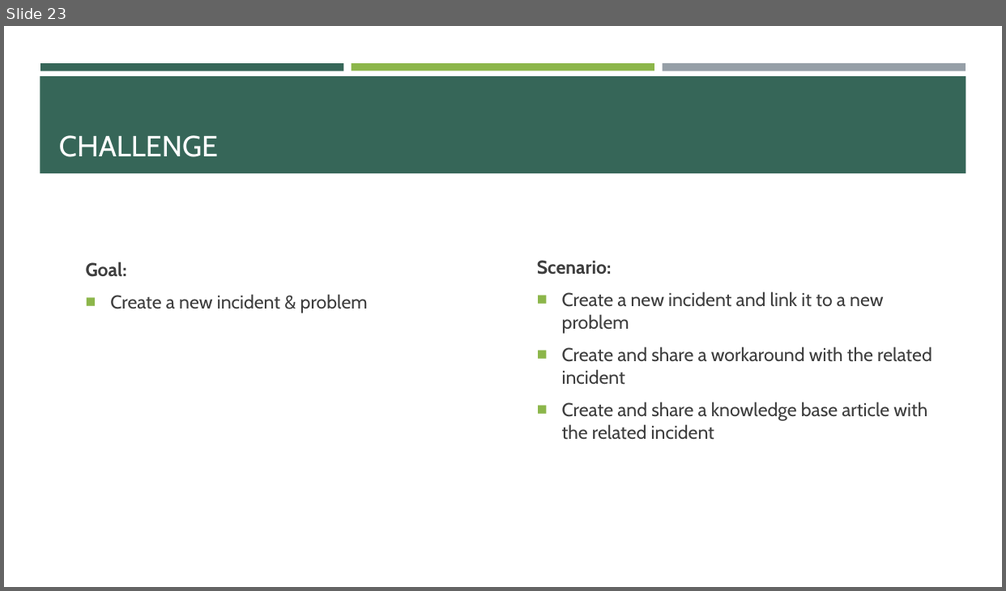
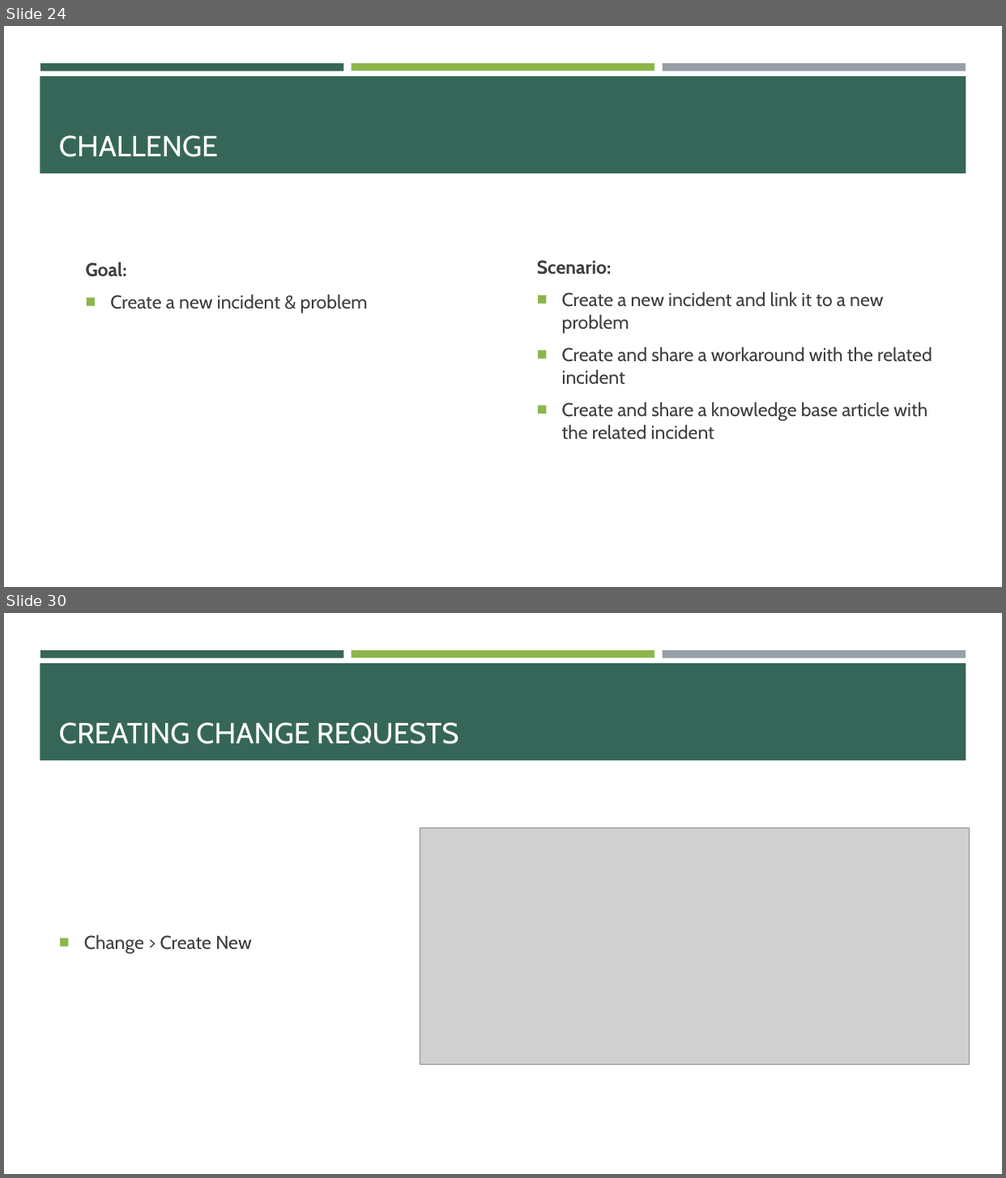
Before and after one commit to e-m-wilson/SNOW, a slide deck: Week_3/Incident_Problem_Management.pptx. Shown one above the other, each under a label of ours: slide 23 before the commit, slides 24 and 30 after it; the slides between them are not shown. The pictures are 1006x591 and 1006x1178 pixels, drawn with LibreOffice and Linux fonts; fonts in the diff are those of the drawing; grey boxes stand for pictures. Boxes give left, top, right and bottom in pixels: in the first picture for what was removed or moved away, otherwise in the second. Text is boxed around its words. In the diff, an @@ line names an element or a change of style, - is before the commit and + after.

```diff
--- a/Week_3/Incident_Problem_Management.pptx
+++ b/Week_3/Incident_Problem_Management.pptx
@@ slide 30 added at (4, 613, 1002, 1174), background #FFFFFF; not listed: 4 template elements that a slide beside it also shows @@
@@ title added at (59, 722, 459, 744), 28 pt, text #FFFFFF @@
+CREATING CHANGE REQUESTS
@@ picture added at (420, 828, 969, 1064) @@
@@ text added at (84, 935, 252, 954), 18 pt, text #3D3D3D @@
+■ Change > Create New
@@ what was slide 23 is now slide 24 @@
```
Also in this commit, not shown: 1 slide changed, 21 other slides added.
